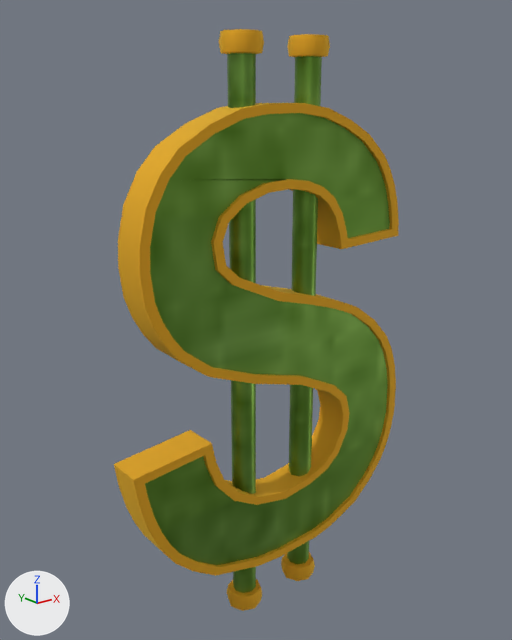
An edit to the glTF model client/assets/models/props/power_ups/bonus_points.glb, drawn before and after from the same camera.
Before and after are seen from a camera (50 mm lens) standing at (-0.487, -0.573, 0.261) and looking at (-0.014, 0.017, 0.024). Arrows for +X, +Y and +Z are at lower left; the lights stay in place. The picture after the commit comes second. Where no turn or scale is listed for an object, it has been applied to the vertices.

The first picture shows 'II_buttons_metal_pallet_0', 'II_green_0', 'S_green_0', 'S_outline_metal_pallet_0'.
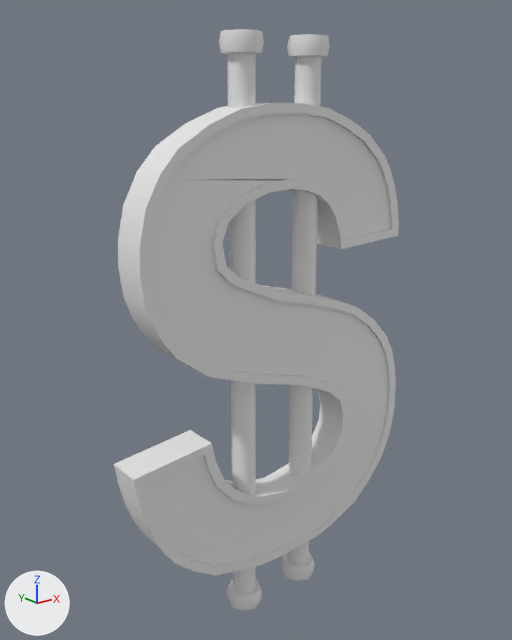
Changed parts and their boxes (x1, y1, x2, y2) in the pictures (512 x 640 px):
'S_green_0', recoloured (green to white)
    both: (145, 113, 390, 565)
'S_outline_metal_pallet_0', recoloured (brown to white)
    both: (114, 103, 399, 576)
'II_green_0', recoloured (green to white)
    both: (227, 53, 322, 593)
'II_buttons_metal_pallet_0', recoloured
    both: (219, 29, 330, 611)

What the commit changed:
me_s_green_0 has 156 vertices, 152 faces and spans x -0.184..0.176, y -0.016..0.016, z -0.256..0.246.
me_s_green_0 no longer uses material mat_green (picture img_image_0).
me_ii_green_0 has 32 vertices, 32 faces and spans x -0.06..0.054, y -0.014..0.014, z -0.301..0.301.
me_ii_green_0 no longer uses material mat_green (picture img_image_0).
me_ii_buttons_metal_pallet_0 has 132 vertices, 224 faces and spans x -0.068..0.062, y -0.022..0.022, z -0.321..0.321.
me_ii_buttons_metal_pallet_0 no longer uses material mat_metal_pallet (picture img_image_1).
me_s_outline_metal_pallet_0 has 469 vertices, 782 faces and spans x -0.197..0.187, y -0.02..0.02, z -0.266..0.256.
me_s_outline_metal_pallet_0 no longer uses material mat_metal_pallet (picture img_image_1).
